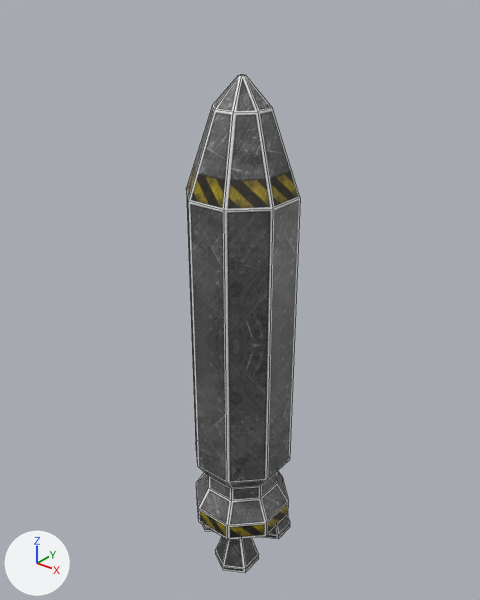
What one commit did to the Blender file _temporary/extraction_point/extraction_point_rev2.blend.
The view is the same before and after, from a 50 mm camera at (3.44, -4.33, 1.42) aimed at (-0.08, 0.08, -1.31). Lighting does not change. The marker at lower left points along +X, +Y and +Z. The first picture is the older version. Mesh edges are drawn as thin lines.
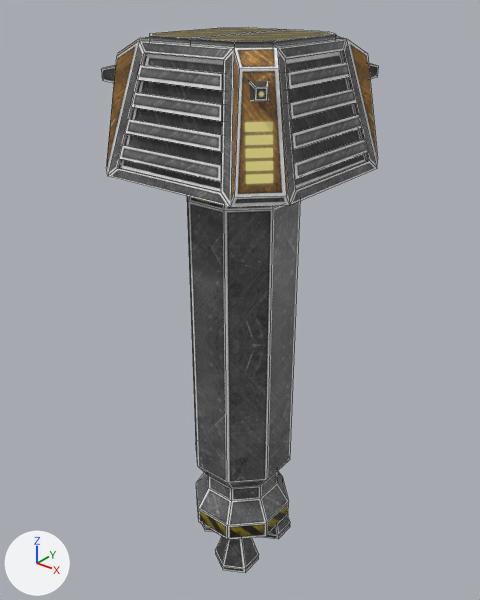
Boxes [x1, y1, x2, y2] around the edits, measured in the pictures (480 x 600 px):
'Cylinder', shown
    after: [101, 36, 379, 207]
'Cylinder.002', shown
    after: [190, 29, 336, 47]
'Cylinder.001', shown
    after: [150, 27, 286, 43]
part 1 of me_cylinder_001, added
    after: [101, 63, 379, 102]

What the commit changed:
me_cylinder_001 is used by ob_cylinder; location (0.0, 0.0, 0.0).
me_cylinder_001 had 208 vertices, 152 faces and spanned x -0.92..0.92, y -0.92..0.92, z 0.0..1.0.
me_cylinder_001 now has 240 vertices, 172 faces and spans x -0.92..0.92, y -0.92..0.92, z 0.0..1.0.
Part 1, on me_cylinder_001:
16 vertices are added at x -0.8..0.8, y -0.8..0.8, z 0.67..0.7.
8 new vertices lie (0.0, 0.0, 0.15) away from vertices in x -0.72..0.72, y -0.72..0.72, z 0.67.
8 new vertices lie (0.0, 0.0, 0.09) away from vertices in x -0.8..0.8, y -0.8..0.8, z 0.7.
20 new faces join them.
Object 'Cylinder' (ob_cylinder) is now shown.
Object 'Cylinder.001' (ob_cylinder_001) moves from (0.0, 0.0, 0.84) to (0.0, 0.0, 0.04).
Object 'Cylinder.001' (ob_cylinder_001) is now shown.
Object 'Cylinder.002' (ob_cylinder_002) moves from (0.0, 0.0, 0.84) to (0.0, 0.0, 0.04).
Object 'Cylinder.002' (ob_cylinder_002) is now shown.
